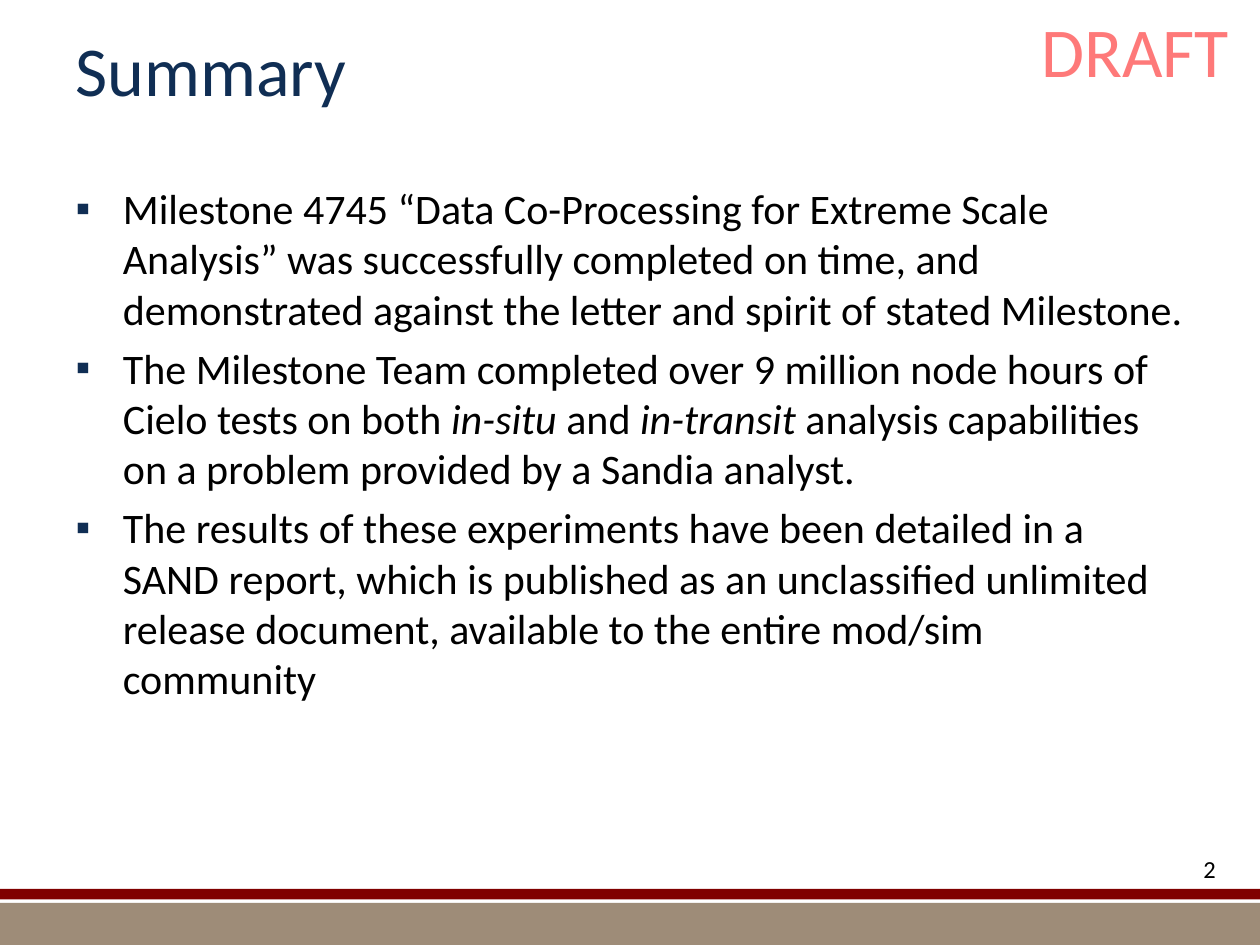
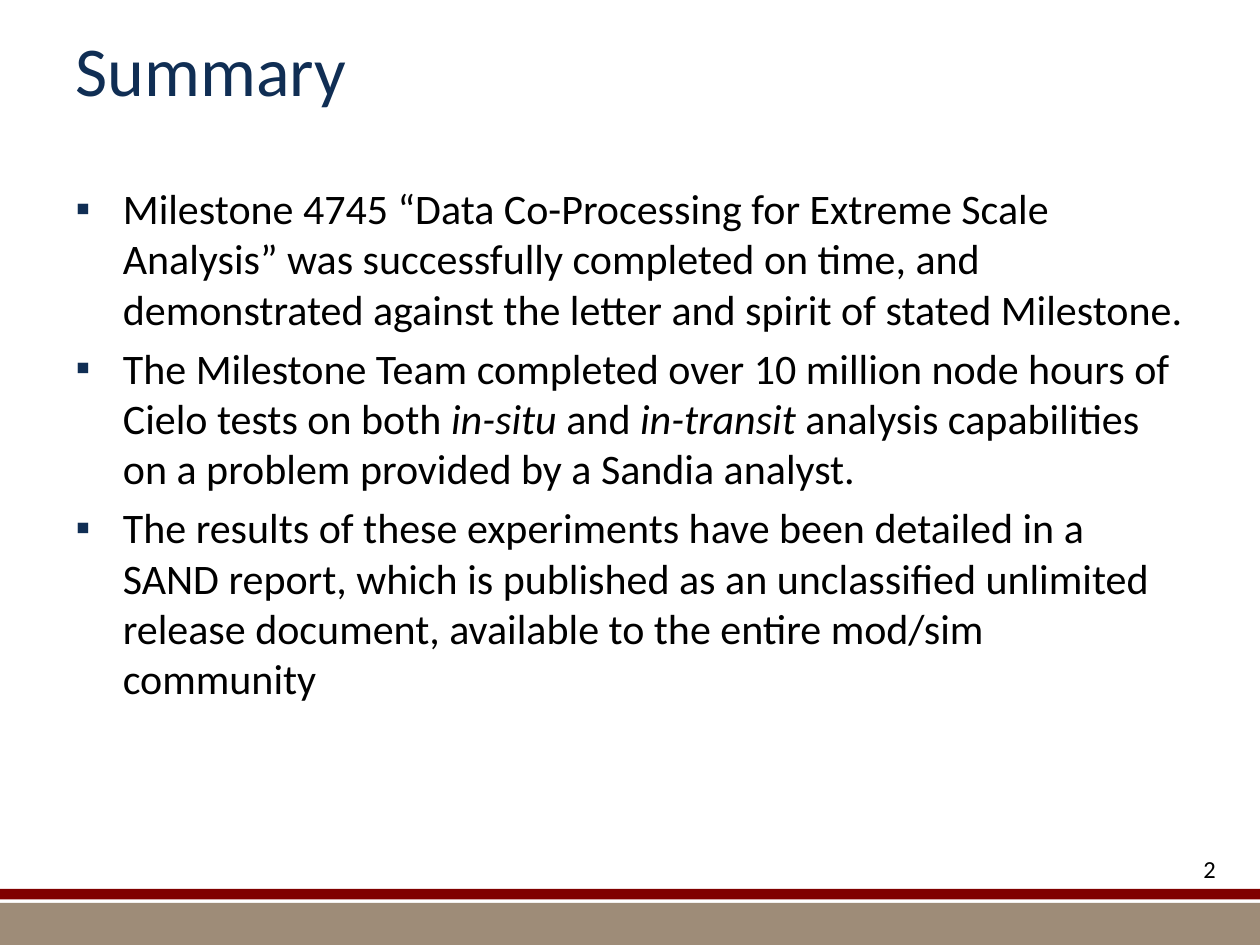
Before and after one commit to kmorel-papers/MilestoneFY13, a slide deck: slide 2 of Summary/SummarySlides.pptx. Drawn at 1260x945 pixels with LibreOffice and Linux fonts; fonts in the diff are those of the drawing; background and template pictures are left out. Boxes give left, top, right and bottom in pixels: in the first picture for what was removed or moved away, otherwise in the second. Text is boxed around its words. In the diff, an @@ line names an element or a change of style, - is before the commit and + after.

```diff
--- a/Summary/SummarySlides.pptx
+++ b/Summary/SummarySlides.pptx
@@ text removed at <box>1041,32,1229,77</box> @@
-DRAFT
@@ text at <box>123,354,1169,491</box>: text changed @@
-▪ The Milestone Team completed over 9 million node hours of Cielo tests on both in-situ and in-transit analysis capabilities on a problem provided by a Sandia analyst.
+▪ The Milestone Team completed over 10 million node hours of Cielo tests on both in-situ and in-transit analysis capabilities on a problem provided by a Sandia analyst.
```
Also in this commit, not shown: 35 other slides changed, 6 slides added, 2 other files.
